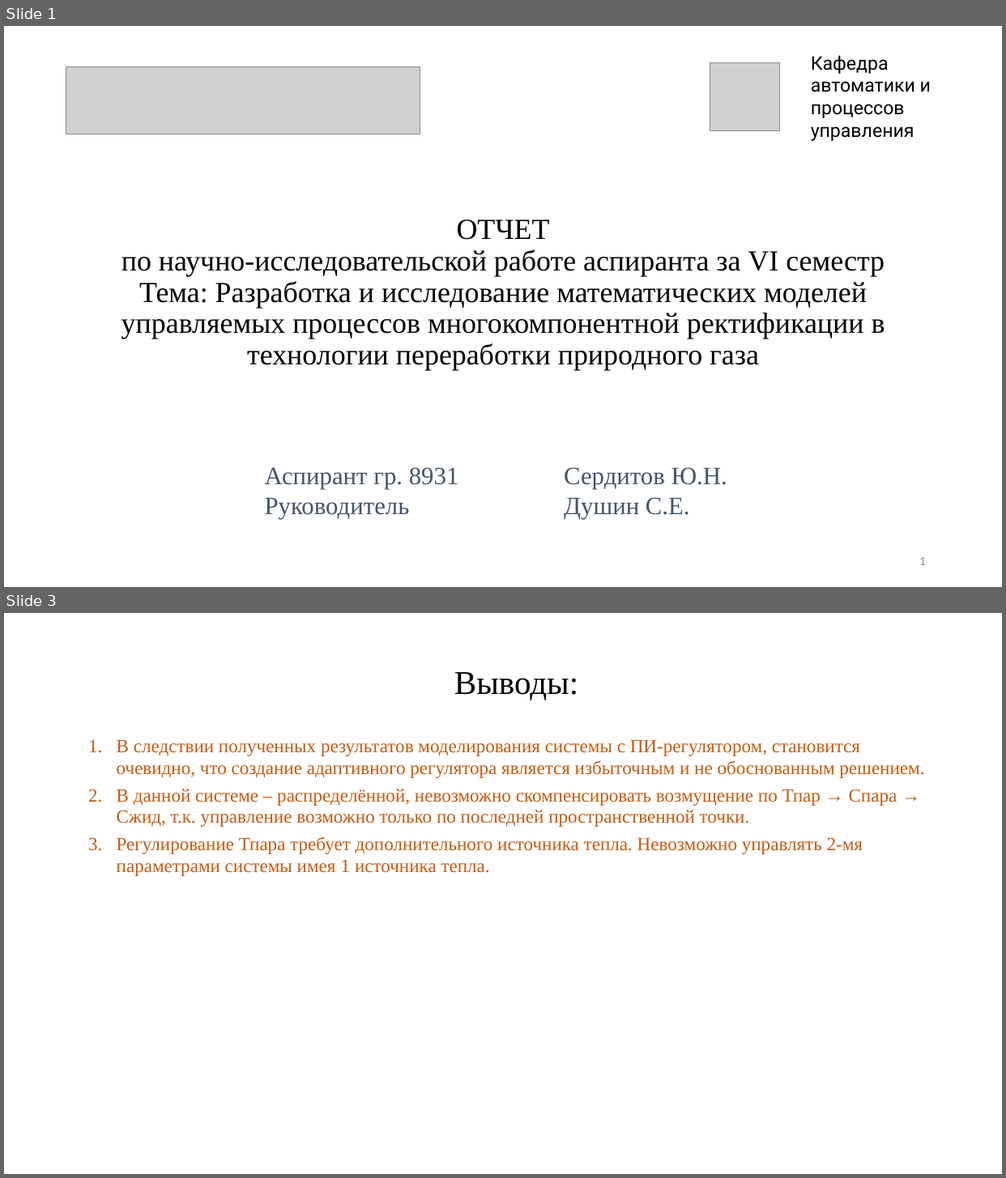
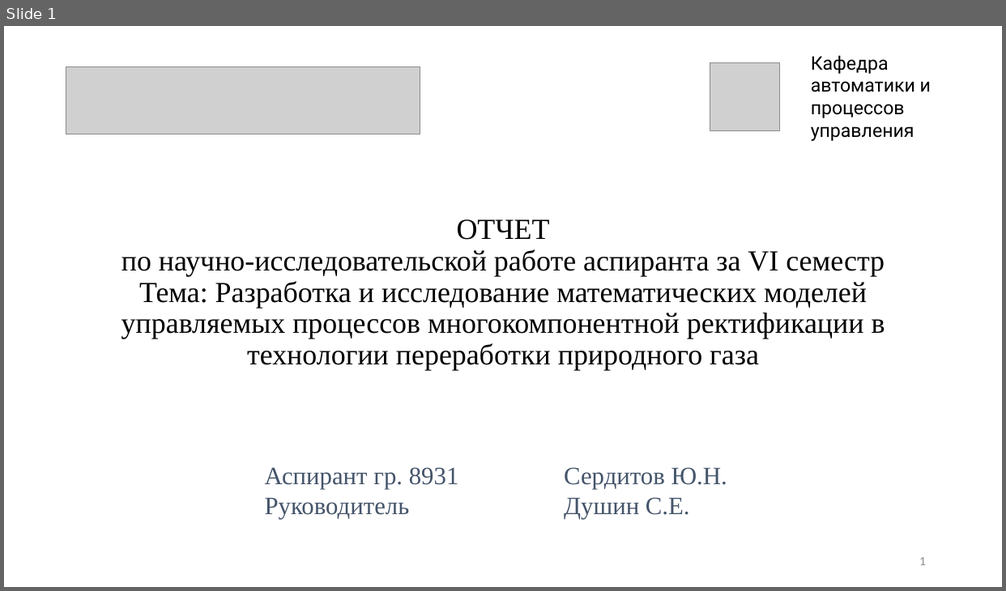
Before and after one commit to Rivares/Ph.D, a slide deck: 0_Docs_dir/3_General/6 семестр/НИД 6 семестр.pptx. Shown one above the other, each under a label of ours: slides 1 and 3 before the commit, slide 1 after it; the slides between them are not shown. The pictures are 1006x1178 and 1006x591 pixels, drawn with LibreOffice and Linux fonts; fonts in the diff are those of the drawing; grey boxes stand for pictures. Boxes give left, top, right and bottom in pixels: in the first picture for what was removed or moved away, otherwise in the second. Text is boxed around its words. In the diff, an @@ line names an element or a change of style, - is before the commit and + after.

```diff
--- a/0_Docs_dir/3_General/6 семестр/НИД 6 семестр.pptx
+++ b/0_Docs_dir/3_General/6 семестр/НИД 6 семестр.pptx
@@ slide 3 removed at bbox=[4, 613, 1002, 1174], background #FFFFFF @@
@@ text removed at bbox=[454, 672, 578, 700] @@
-Выводы:
@@ text removed at bbox=[117, 740, 924, 876] @@
-1. В следствии полученных результатов моделирования системы с ПИ-регулятором, становится очевидно, что создание адаптивного регулятора является избыточным и не обоснованным решением.
-2. В данной системе – распределённой, невозможно скомпенсировать возмущение по Тпар → Спара → Сжид, т.к. управление возможно только по последней пространственной точки.
-3. Регулирование Тпара требует дополнительного источника тепла. Невозможно управлять 2-мя параметрами системы имея 1 источника тепла.
```
Also in this commit, not shown: 1 slide changed, 17 other files.
